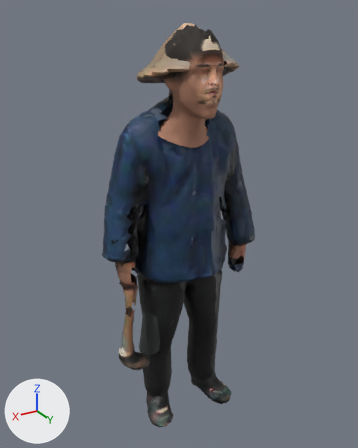
Renders of the glTF model public/models/ma/nhanvat/tp-001.glb from each side of a commit.
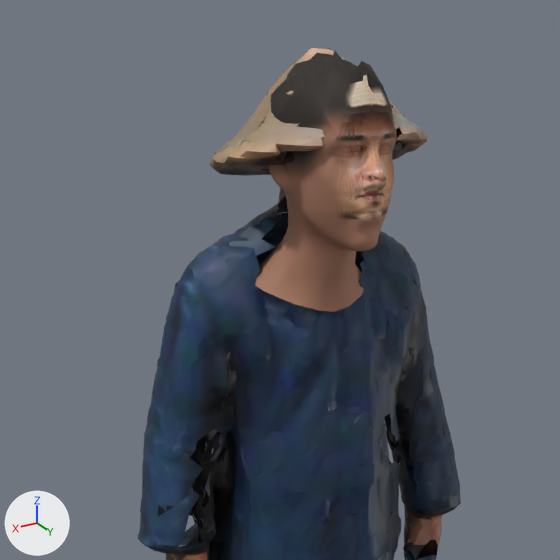
Each version appears first whole from a 50 mm camera at (0.975, 1.643, 1.759) aimed at (-0.007, 0.007, 0.941), and next in a close-up on the part from 10% to 84% of the width and 0% to 59% of the height. Lighting does not change. The marker at lower left points along +X, +Y and +Z. The older version's two pictures come first. Vertices at exactly the same position are counted once.

Names of what the first close-up shows: 'Body'.
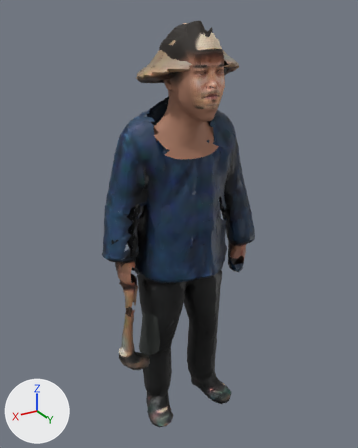
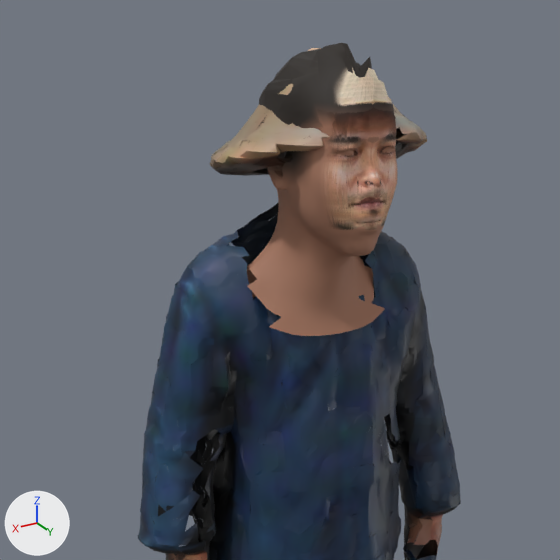
Location of each change, (x1, y1, x2, y2) in pixels of the close-ups (560 x 560 px):
'Body', reshaped: before (138, 48, 461, 560); after (138, 43, 461, 560)
part 1 of me_body, built on: before (233, 51, 397, 316); after (247, 43, 397, 336)
part 2 of me_body, surface changed: before (342, 122, 397, 215); after (348, 149, 394, 213)

Diff of the bpy script that builds the scene:
```diff
--- a/public/models/ma/nhanvat/tp-001.glb.py
+++ b/public/models/ma/nhanvat/tp-001.glb.py
@@ me_body @@
 # used by ob_body; location = (0.0, 0.0, 0.0)
-me_body.from_pydata(...)  # 14811 vertices, 19373 faces; spans x -0.35..0.33, y -0.17..0.27, z 0.0..1.72
+me_body.from_pydata(...)  # 17636 vertices, 24806 faces; spans x -0.35..0.33, y -0.17..0.25, z 0.0..1.73
+# me_body part 1: 448 vertices moved within x -0.1..0.1, y -0.02..0.25, z 1.29..1.68; 1210 vertices removed from x -0.12..0.11, y -0.04..0.27, z 1.28..1.72; 4035 vertices added at x -0.15..0.14, y -0.07..0.25, z 1.26..1.73
+# me_body part 2: 59 kept faces spanning x -0.1..0.1, y 0.09..0.25, z 1.44..1.67 get new texture (UV) coordinates
 me_body.materials.append(mat_body)
```
